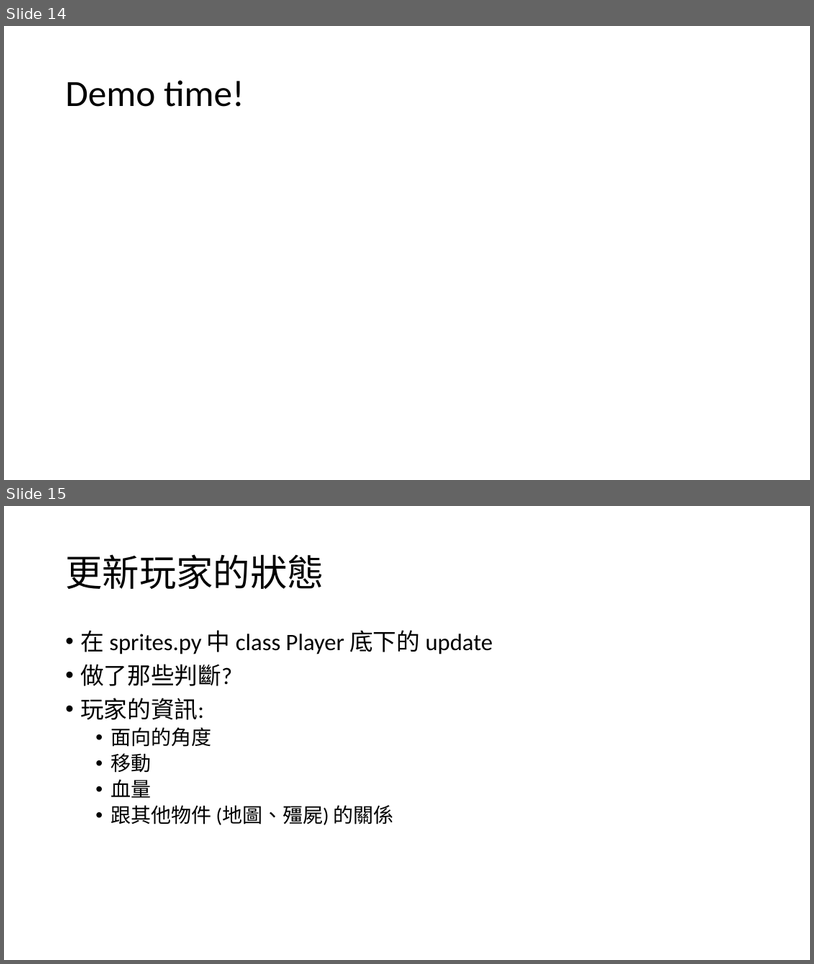
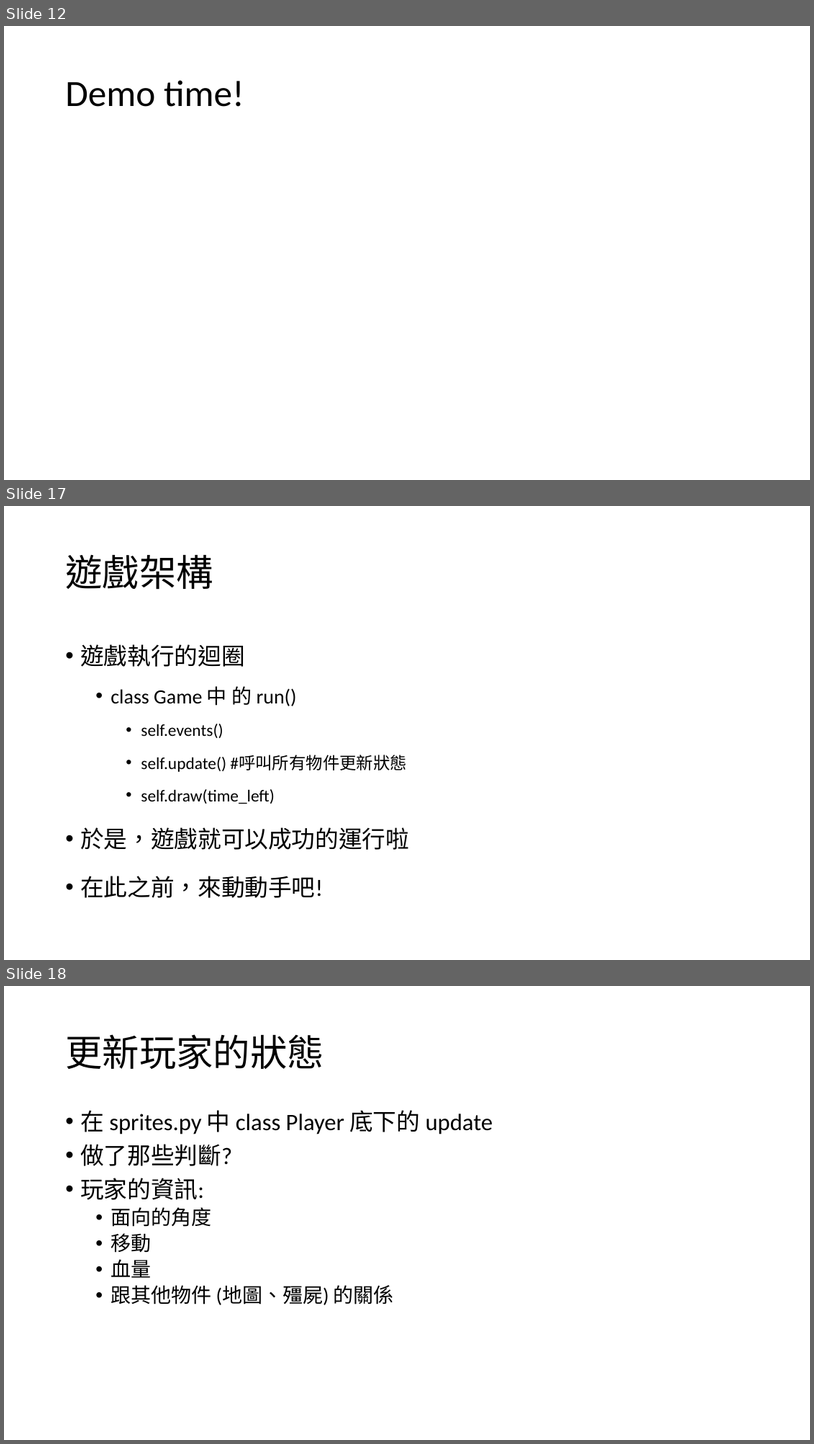
Before and after one commit to cmpss92140/EECS_SUMMER_CAMP, a slide deck: 2018電資營_資工實作_game.pptx. Shown one above the other, each under a label of ours: slides 14 and 15 before the commit, slides 12, 17 and 18 after it; the slides between them are not shown. The pictures are 814x964 and 814x1444 pixels, drawn with LibreOffice and Linux fonts; fonts in the diff are those of the drawing. Boxes give left, top, right and bottom in pixels: in the first picture for what was removed or moved away, otherwise in the second. Text is boxed around its words. In the diff, an @@ line names an element or a change of style, - is before the commit and + after.

```diff
--- a/2018電資營_資工實作_game.pptx
+++ b/2018電資營_資工實作_game.pptx
@@ slide 17 added at (4,506,810,960), background #FFFFFF @@
@@ title added at (65,554,213,589), 44 pt, text #000000 @@
+遊戲架構
@@ text added at (80,644,409,898), 20 pt, text #000000 @@
+• 遊戲執行的迴圈
+  • class Game 中 的 run()
+    • self.events()
+    • self.update() #呼叫所有物件更新狀態
+    • self.draw(time_left)
+• 於是，遊戲就可以成功的運行啦
+• 在此之前，來動動手吧!
@@ what was slide 14 is now slide 12 @@
@@ what was slide 15 is now slide 18 @@
```
Also in this commit, not shown: 3 slides changed, 4 other slides added, 4 other files.
